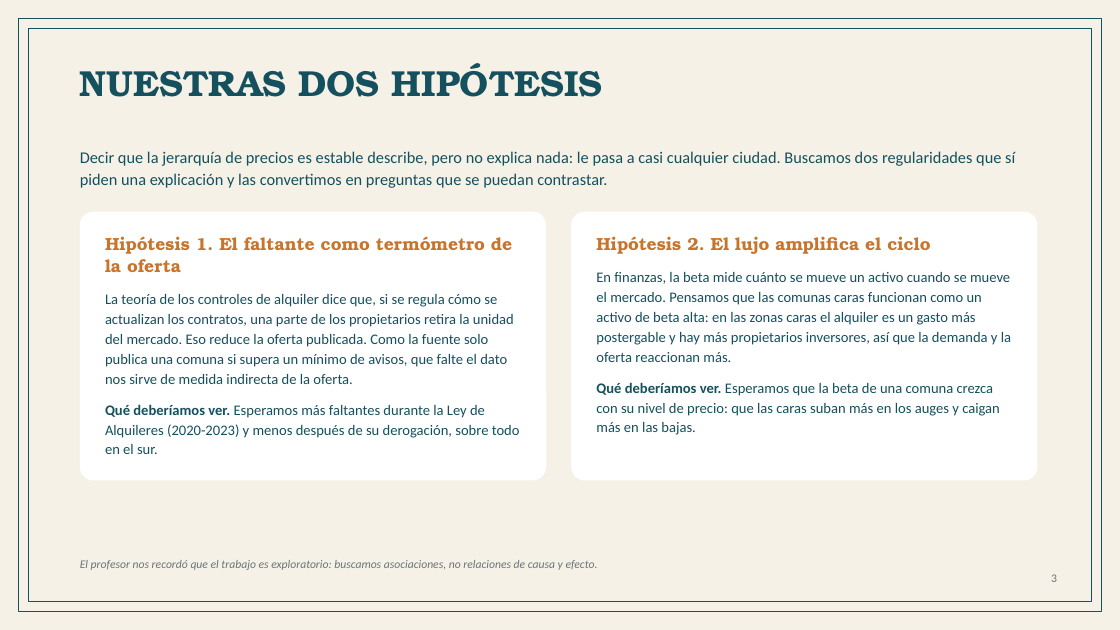
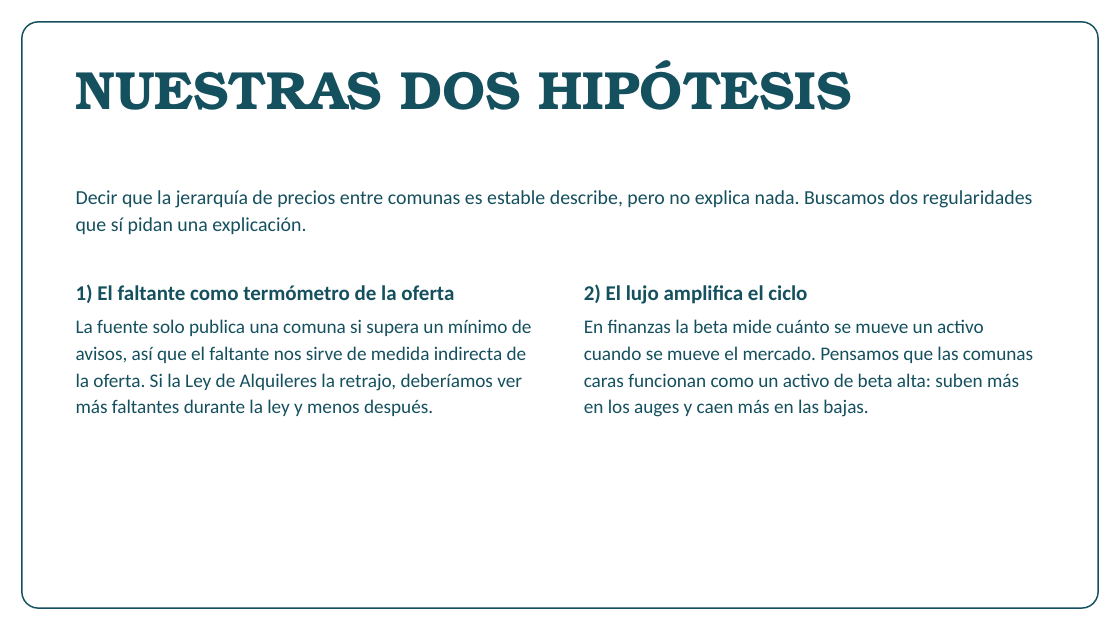
Before and after one commit to n4chogarcia-eng/tp_alquileres_caba, a slide deck: slide 4 of TP_instancia2_alquileres_CABA.pptx. Drawn at 1120x630 pixels with LibreOffice and Linux fonts; fonts in the diff are those of the drawing; background and template pictures are left out. Boxes give left, top, right and bottom in pixels: in the first picture for what was removed or moved away, otherwise in the second. Text is boxed around its words. In the diff, an @@ line names an element or a change of style, - is before the commit and + after.

```diff
--- a/TP_instancia2_alquileres_CABA.pptx
+++ b/TP_instancia2_alquileres_CABA.pptx
@@ rectangle removed at [0,0,1120,630] @@
@@ rounded rectangle: place and size @@
-rounded rectangle at [18,18,1102,612]
+rounded rectangle at [22,22,1098,608]
@@ rounded rectangle at [22,22,1098,608]: rectangle to rounded rectangle; outline #15505E 1 pt to #15505E 1.25 pt @@
@@ rectangle removed at [29,29,1091,602] @@
@@ text "NUESTRAS DOS HIPÓTESIS" at [76,60,852,110]: size 31 to 46 pt; line spacing 0.98 to 0.95 @@
@@ text at [76,190,1033,235]: text changed; size 14 to 17 pt @@
-Decir que la jerarquía de precios es estable describe, pero no explica nada: le pasa a casi cualquier ciudad. Buscamos dos regularidades que sí piden una explicación y las convertimos en preguntas que se puedan contrastar.
+Decir que la jerarquía de precios entre comunas es estable describe, pero no explica nada. Buscamos dos regularidades que sí pidan una explicación.
@@ rounded rectangle removed at [80,212,546,481] @@
@@ rounded rectangle removed at [571,212,1038,481] @@
@@ text at [76,284,532,416]: text changed; size 12.5 to 16.5 pt @@
-Hipótesis 1. El faltante como termómetro de la oferta
-La teoría de los controles de alquiler dice que, si se regula cómo se actualizan los contratos, una parte de los propietarios retira la unidad del mercado. Eso reduce la oferta publicada. Como la fuente solo publica una comuna si supera un mínimo de avisos, que falte el dato nos sirve de medida indirecta de la oferta.
-Qué deberíamos ver. Esperamos más faltantes durante la Ley de Alquileres (2020-2023) y menos después de su derogación, sobre todo en el sur.
+1) El faltante como termómetro de la oferta
+La fuente solo publica una comuna si supera un mínimo de avisos, así que el faltante nos sirve de medida indirecta de la oferta. Si la Ley de Alquileres la retrajo, deberíamos ver más faltantes durante la ley y menos después.
@@ text at [584,284,1033,417]: text changed; size 12.5 to 16.5 pt @@
-Hipótesis 2. El lujo amplifica el ciclo
-En finanzas, la beta mide cuánto se mueve un activo cuando se mueve el mercado. Pensamos que las comunas caras funcionan como un activo de beta alta: en las zonas caras el alquiler es un gasto más postergable y hay más propietarios inversores, así que la demanda y la oferta reaccionan más.
-Qué deberíamos ver. Esperamos que la beta de una comuna crezca con su nivel de precio: que las caras suban más en los auges y caigan más en las bajas.
+2) El lujo amplifica el ciclo
+En finanzas la beta mide cuánto se mueve un activo cuando se mueve el mercado. Pensamos que las comunas caras funcionan como un activo de beta alta: suben más en los auges y caen más en las bajas.
@@ text removed at [80,560,598,570] @@
-El profesor nos recordó que el trabajo es exploratorio: buscamos asociaciones, no relaciones de causa y efecto.
@@ text removed at [1051,574,1057,582] @@
-3
```
Also in this commit, not shown: 13 other slides changed, 2 slides added, 2 slides removed, 5 other files.
